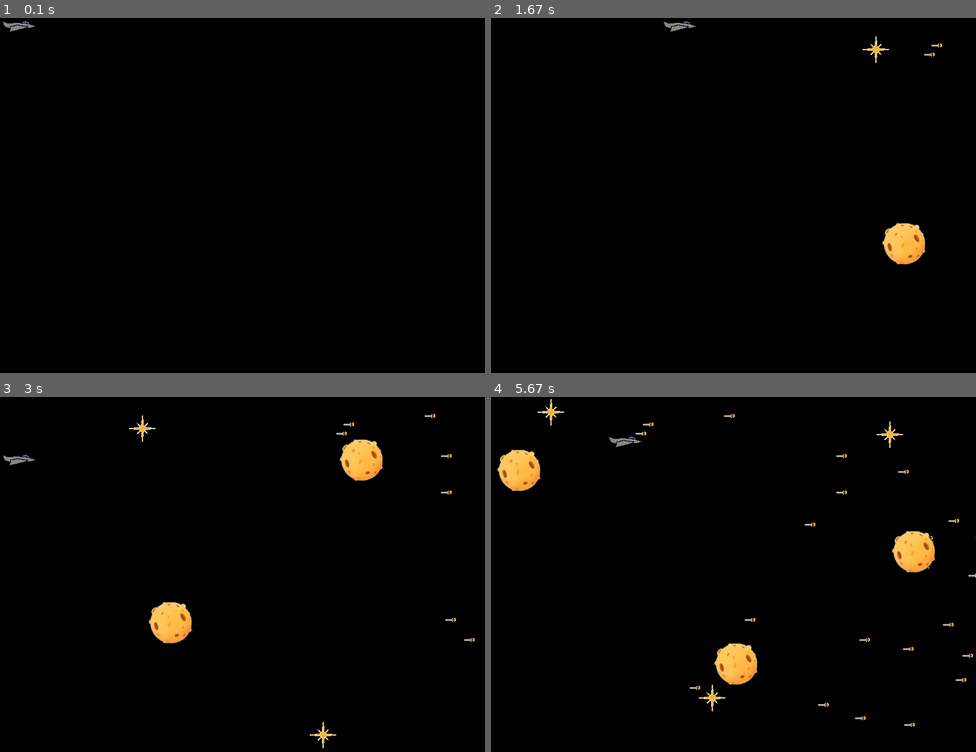
Above: before the commit, frames 1-4 (two rows, left to right).
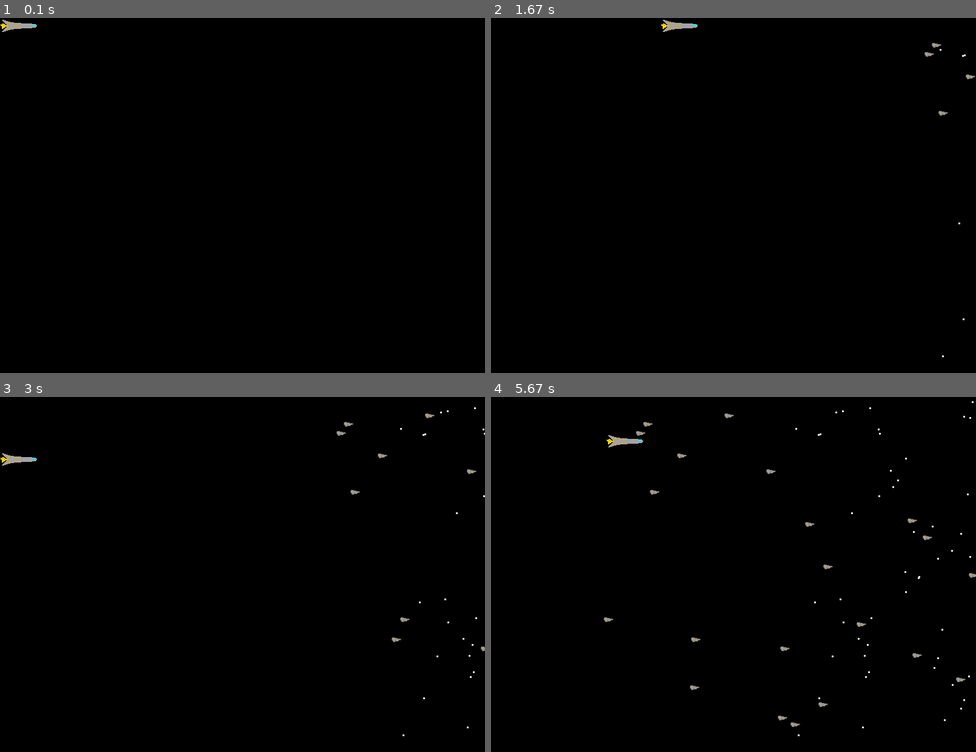
Above: after the commit, the same moments.

Repository: rychtaradam/PyGame
Game: pygame game, started from PyGame/game.py
The game is run twice, just before and just after one commit, with the same random seed, the same clock (stepped at 60 frames per second) and the same inputs.
Inputs:
- Up to frame 1 (0.1 s): no input
- Up to frame 2 (1.67 s): hold Right 0.33-0.8 s; hold Up 0.83-1.13 s; hold Right 1.17-1.63 s
- Up to frame 3 (3 s): hold Left 1.67-2.2 s; hold Down 2.23-2.53 s; hold Left 2.57-2.97 s
- Up to frame 4 (5.67 s): hold Up 3-3.37 s; hold Right 3.4-4.03 s; hold Down 4.07-4.43 s; hold Left 4.47-4.93 s; hold Right 4.97-5.43 s; hold Up from 5.47 s (still down)

The runs differ from the first frame. In frame 1, 0.1% of the frame differs, in the area x 0-8%, y 0-4%; in frame 2, 1.1%; in frame 3, 2.2%; in frame 4, 3.4%, in the area x 1-100%, y 0-96%.

Commit message:
Last commit

Diff:
--- a/PyGame/game.py
+++ b/PyGame/game.py
@@ -20,7 +20,7 @@
 class Player(pygame.sprite.Sprite):
     def __init__(self):
         super(Player, self).__init__()
-        self.surf = pygame.image.load("images/jet.png").convert()
+        self.surf = pygame.image.load("images/raketa.png").convert()
         self.surf.set_colorkey((255, 255, 255), RLEACCEL)
         self.rect = self.surf.get_rect()
 
@@ -49,7 +49,7 @@
 class Enemy(pygame.sprite.Sprite):
     def __init__(self):
         super(Enemy, self).__init__()
-        self.surf = pygame.image.load("images/missile.png").convert()
+        self.surf = pygame.image.load("images/meteor.png").convert()
         self.surf.set_colorkey((255, 255, 255), RLEACCEL)
         self.rect = self.surf.get_rect(
             center=(
@@ -57,7 +57,7 @@
                 random.randint(0, SCREEN_HEIGHT)
             )
         )
-        self.speed = random.randint(1, 3)
+        self.speed = random.randint(2, 3)
 
     def update(self):
         self.rect.move_ip(-self.speed, 0)
@@ -65,9 +65,9 @@
             self.kill()
 
 
-class Planets(pygame.sprite.Sprite):
-    def __init__(self):
-        super(Planets, self).__init__()
+class Mars(pygame.sprite.Sprite):
+    def __init__(self):
+        super(Mars, self).__init__()
         self.surf = pygame.image.load("images/mars.png").convert()
         self.surf.set_colorkey((0, 0, 0), RLEACCEL)
         self.rect = self.surf.get_rect(
@@ -78,15 +78,15 @@
         )
 
     def update(self):
-        self.rect.move_ip(-5, 0)
+        self.rect.move_ip(-1, 0)
         if self.rect.right < 0:
             self.kill()
 
 
-class Star(pygame.sprite.Sprite):
-    def __init__(self):
-        super(Star, self).__init__()
-        self.surf = pygame.image.load("images/star.png").convert()
+class Hvezda(pygame.sprite.Sprite):
+    def __init__(self):
+        super(Hvezda, self).__init__()
+        self.surf = pygame.image.load("images/hvezda.png").convert()
         self.surf.set_colorkey((0, 0, 0), RLEACCEL)
         self.rect = self.surf.get_rect(
             center=(
@@ -96,7 +96,7 @@
         )
 
     def update(self):
-        self.rect.move_ip(-5, 0)
+        self.rect.move_ip(-1, 0)
         if self.rect.right < 0:
             self.kill()
 
@@ -111,15 +111,16 @@
 
 ADDENEMY = pygame.USEREVENT + 1
 pygame.time.set_timer(ADDENEMY, 250)
-ADDPLANETS = pygame.USEREVENT + 2
-pygame.time.set_timer(ADDPLANETS, 1000)
-ADDSTAR = pygame.USEREVENT + 3
-pygame.time.set_timer(ADDSTAR, 1000)
+ADDMARS = pygame.USEREVENT + 2
+pygame.time.set_timer(ADDMARS, 10000)
+ADDHVEZDA = pygame.USEREVENT + 3
+pygame.time.set_timer(ADDHVEZDA, 100)
 
 player = Player()
 
 enemies = pygame.sprite.Group()
-clouds = pygame.sprite.Group()
+marses = pygame.sprite.Group()
+hvezdy = pygame.sprite.Group()
 all_sprites = pygame.sprite.Group()
 all_sprites.add(player)
 
@@ -136,6 +137,8 @@
 collision_sound.set_volume(1.0)
 
 running = True
+start_time = None
+start_time = pygame.time.get_ticks()
 
 while running:
     for event in pygame.event.get():
@@ -151,23 +154,28 @@
             enemies.add(new_enemy)
             all_sprites.add(new_enemy)
 
-        elif event.type == ADDPLANETS:
-            new_planet = Planets()
-            clouds.add(new_planet)
-            all_sprites.add(new_planet)
-
-        elif event.type == ADDSTAR:
-            new_star = Star()
-            clouds.add(new_star)
-            all_sprites.add(new_star)
+        elif event.type == ADDMARS:
+            new_mars = Mars()
+            marses.add(new_mars)
+            all_sprites.add(new_mars)
+
+        elif event.type == ADDHVEZDA:
+            new_hvezda = Hvezda()
+            hvezdy.add(new_hvezda)
+            all_sprites.add(new_hvezda)
 
     pressed_keys = pygame.key.get_pressed()
     player.update(pressed_keys)
 
     enemies.update()
-    clouds.update()
+    marses.update()
+    hvezdy.update()
 
     screen.fill((0, 0, 0))
+    if start_time:
+        time_since_enter = pygame.time.get_ticks() - start_time
+        message = 'Score: ' + str(time_since_enter)
+        screen.blit(pygame.font.SysFont("Sans", 20).render(message, True, (255, 255, 255)), (20, 20))
 
     for entity in all_sprites:
         screen.blit(entity.surf, entity.rect)
Binary file removed: PyGame/images/missile.png
Binary file removed: PyGame/images/star.png
